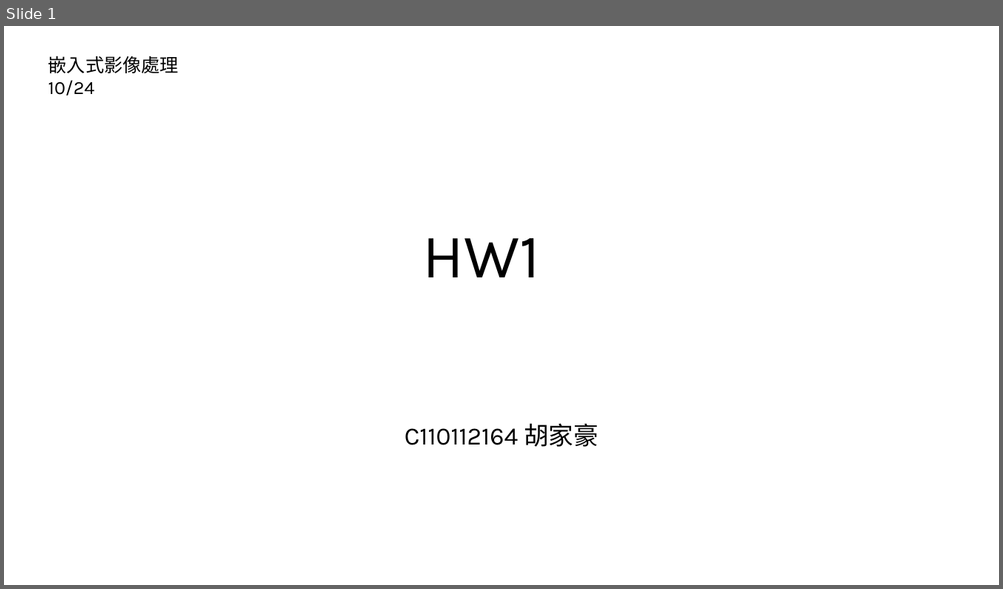
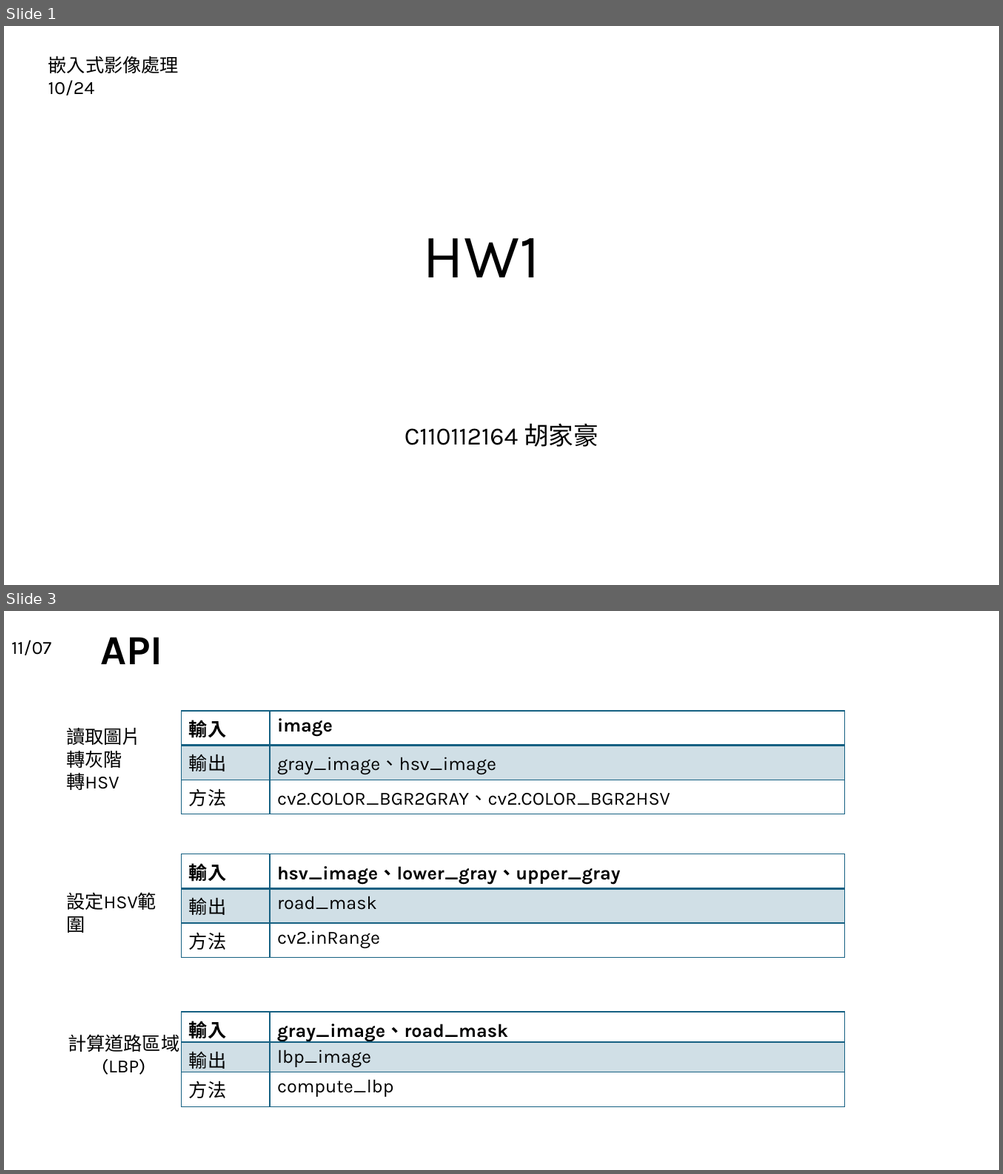
Before and after one commit to 121865/road_segmentation, a slide deck: HW1流程.pptx. Shown one above the other, each under a label of ours: slide 1 before the commit, slides 1 and 3 after it; the slides between them are not shown. The pictures are 1003x589 and 1003x1174 pixels, drawn with LibreOffice and Linux fonts; fonts in the diff are those of the drawing. Boxes give left, top, right and bottom in pixels: in the first picture for what was removed or moved away, otherwise in the second. Text is boxed around its words. In the diff, an @@ line names an element or a change of style, - is before the commit and + after.

```diff
--- a/HW1流程.pptx
+++ b/HW1流程.pptx
@@ slide 3 added at (4,611,999,1170), background #FFFFFF @@
@@ title added at (11,640,51,655), 18 pt, text #000000 @@
+11/07
@@ text added at (100,637,162,664), 40 pt, text #000000, bold @@
+API
@@ table added at (182,711,845,809), 3 rows, 2 columns @@
+輸入 | image
+輸出 | gray_image、hsv_image
+方法 | cv2.COLOR_BGR2GRAY、cv2.COLOR_BGR2HSV
@@ text added at (66,727,141,790), 18 pt, text #000000 @@
+讀取圖片
+轉灰階
+轉HSV
@@ table added at (182,854,845,953), 3 rows, 2 columns @@
+輸入 | hsv_image、lower_gray、upper_gray
+輸出 | road_mask
+方法 | cv2.inRange
@@ text added at (66,892,156,910), 18 pt, text #000000 @@
+設定HSV範圍
@@ table added at (182,1012,845,1107), 3 rows, 2 columns @@
+輸入 | gray_image、road_mask
+輸出 | lbp_image
+方法 | compute_lbp
@@ text added at (68,1035,179,1075), 18 pt, text #000000 @@
+計算道路區域
+(LBP)
```
Also in this commit, not shown: 1 slide changed, 3 other slides added.
